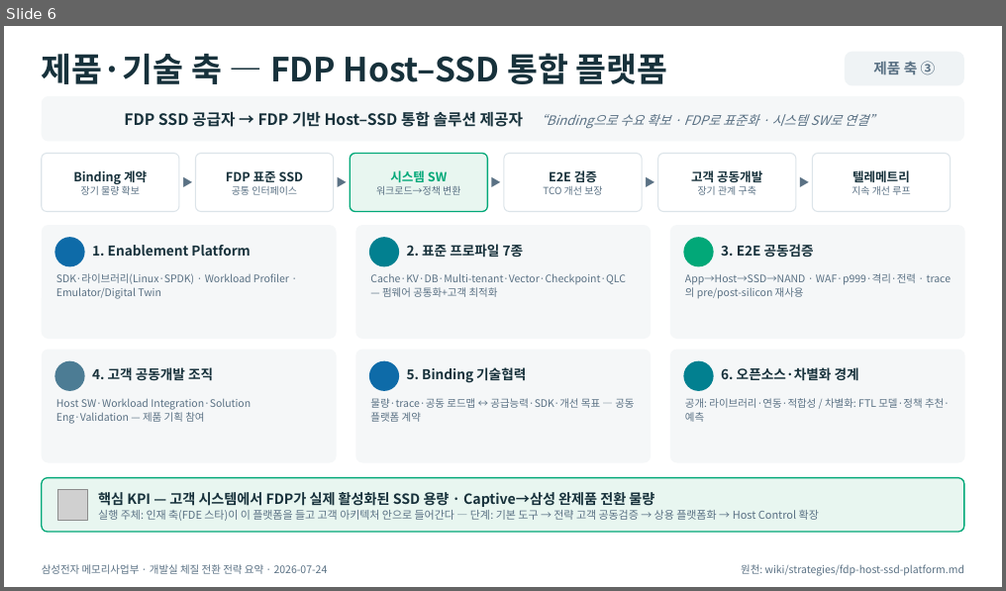
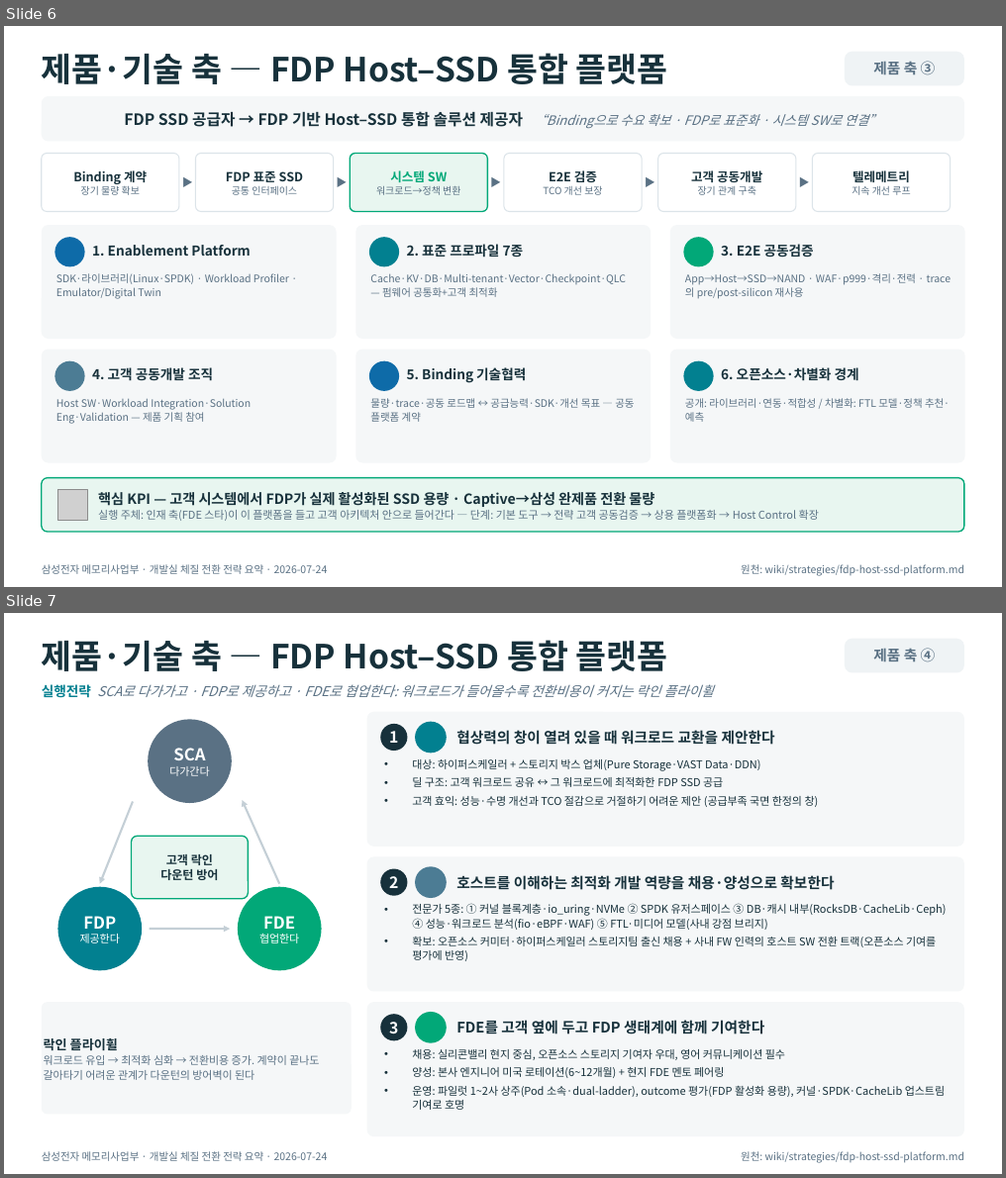
Before and after one commit to k31001/action-learning, a slide deck: outputs/presentation/dev-transformation-summary.pptx. Shown one above the other, each under a label of ours: slide 6 before the commit, slides 6 and 7 after it. The pictures are 1006x591 and 1006x1178 pixels, drawn with LibreOffice and Linux fonts; fonts in the diff are those of the drawing; grey boxes stand for pictures; background and template pictures are left out. Boxes give left, top, right and bottom in pixels: in the first picture for what was removed or moved away, otherwise in the second. Text is boxed around its words. In the diff, an @@ line names an element or a change of style, - is before the commit and + after.

```diff
--- a/outputs/presentation/dev-transformation-summary.pptx
+++ b/outputs/presentation/dev-transformation-summary.pptx
@@ slide 7 added at (4,613,1002,1174), background #FFFFFF @@
@@ text added at (42,640,668,671), 32 pt, text #17313B, bold @@
+제품·기술 축 — FDP Host–SSD 통합 플랫폼
@@ rounded rectangle added at (845,639,964,672), fill #EFF3F5, 14 pt, text #5A7184, bold @@
+제품 축 ④
@@ text added at (42,684,714,698), 13 pt, text #5A7184, italic @@
+실행전략 SCA로 다가가고 · FDP로 제공하고 · FDE로 협업한다: 워크로드가 들어올수록 전환비용이 커지는 락인 플라이휠
@@ ellipse added at (148,719,232,803), fill #5A7184, 10.5 pt, text #FFFFFF @@
+SCA
+다가간다
@@ rounded rectangle added at (367,712,964,847), fill #F5F7F8 @@
@@ ellipse added at (380,724,408,751), fill #17313B, 15 pt, text #FFFFFF, bold @@
+1
@@ ellipse added at (415,722,447,753), fill #028090 @@
@@ text added at (456,730,775,745), 14 pt, text #17313B, bold @@
+협상력의 창이 열려 있을 때 워크로드 교환을 제안한다
@@ text added at (412,760,819,807), 10.5 pt, text #17313B @@
+• 대상: 하이퍼스케일러 + 스토리지 박스 업체(Pure Storage·VAST Data·DDN)
+• 딜 구조: 고객 워크로드 공유 ↔ 그 워크로드에 최적화한 FDP SSD 공급
+• 고객 효익: 성능·수명 개선과 TCO 절감으로 거절하기 어려운 제안 (공급부족 국면 한정의 창)
@@ arrow added from (133, 802) to (100, 884), #C4CFD6 2 pt @@
@@ arrow added from (279, 884) to (242, 800), #C4CFD6 2 pt @@
@@ rounded rectangle added at (132,836,249,899), fill #E8F6F0, outline #02A878 1.25 pt, 11.5 pt, text #17313B, bold @@
+고객 락인
+다운턴 방어
@@ rounded rectangle added at (367,858,964,992), fill #F5F7F8 @@
@@ ellipse added at (380,869,408,896), fill #17313B, 15 pt, text #FFFFFF, bold @@
+2
@@ ellipse added at (415,866,447,898), fill #4C7C94 @@
@@ text added at (456,875,834,890), 14 pt, text #17313B, bold @@
+호스트를 이해하는 최적화 개발 역량을 채용·양성으로 확보한다
@@ ellipse added at (57,887,142,970), fill #028090, 10.5 pt, text #FFFFFF @@
+FDP
+제공한다
@@ ellipse added at (238,887,322,970), fill #02A878, 10.5 pt, text #FFFFFF @@
+FDE
+협업한다
@@ text added at (412,903,945,961), 10.5 pt, text #17313B @@
+• 전문가 5종: ① 커널 블록계층·io_uring·NVMe ② SPDK 유저스페이스 ③ DB·캐시 내부(RocksDB·CacheLib·Ceph) ④ 성능·워크로드 분석(fio·eBPF·WAF) ⑤ FTL·미디어 모델(사내 강점 브리지)
+• 확보: 오픈소스 커미터·하이퍼스케일러 스토리지팀 출신 채용 + 사내 FW 인력의 호스트 SW 전환 트랙(오픈소스 기여를 평가에 반영)
@@ arrow added from (150, 929) to (230, 929), #C4CFD6 2 pt @@
@@ rounded rectangle added at (42,1002,351,1115), fill #F5F7F8, 10.5 pt, text #5A7184 @@
+락인 플라이휠
+워크로드 유입 → 최적화 심화 → 전환비용 증가. 계약이 끝나도 갈아타기 어려운 관계가 다운턴의 방어벽이 된다
@@ rounded rectangle added at (367,1002,964,1137), fill #F5F7F8 @@
@@ ellipse added at (380,1014,408,1042), fill #17313B, 15 pt, text #FFFFFF, bold @@
+3
@@ ellipse added at (415,1012,447,1044), fill #02A878 @@
@@ text added at (456,1020,764,1035), 14 pt, text #17313B, bold @@
+FDE를 고객 옆에 두고 FDP 생태계에 함께 기여한다
@@ text added at (412,1050,944,1110), 10.5 pt, text #17313B @@
+• 채용: 실리콘밸리 현지 중심, 오픈소스 스토리지 기여자 우대, 영어 커뮤니케이션 필수
+• 양성: 본사 엔지니어 미국 로테이션(6~12개월) + 현지 FDE 멘토 페어링
+• 운영: 파일럿 1~2사 상주(Pod 소속·dual-ladder), outcome 평가(FDP 활성화 용량), 커널·SPDK·CacheLib 업스트림 기여로 호명
@@ text added at (42,1152,328,1161), 10 pt, text #5A7184 @@
+삼성전자 메모리사업부 · 개발실 체질 전환 전략 요약 · 2026-07-24
@@ text added at (741,1152,964,1163), 10 pt, text #5A7184 @@
+원천: wiki/strategies/fdp-host-ssd-platform.md
```
Also in this commit, not shown: 18 other files.
